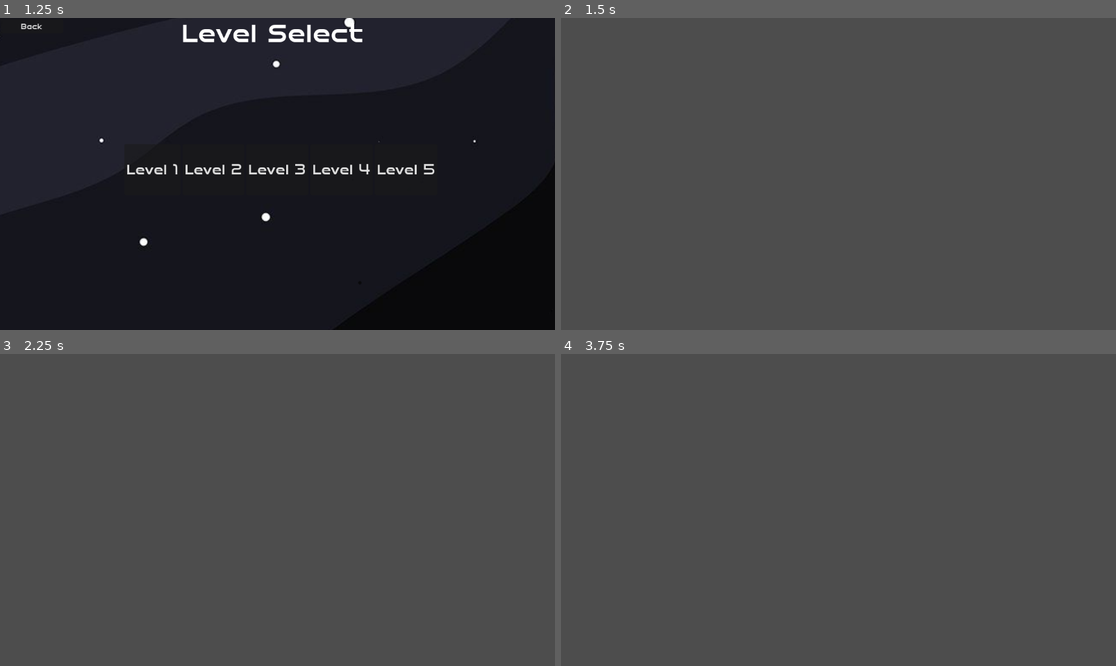
Above: before the commit, frames 1-4 (two rows, left to right).
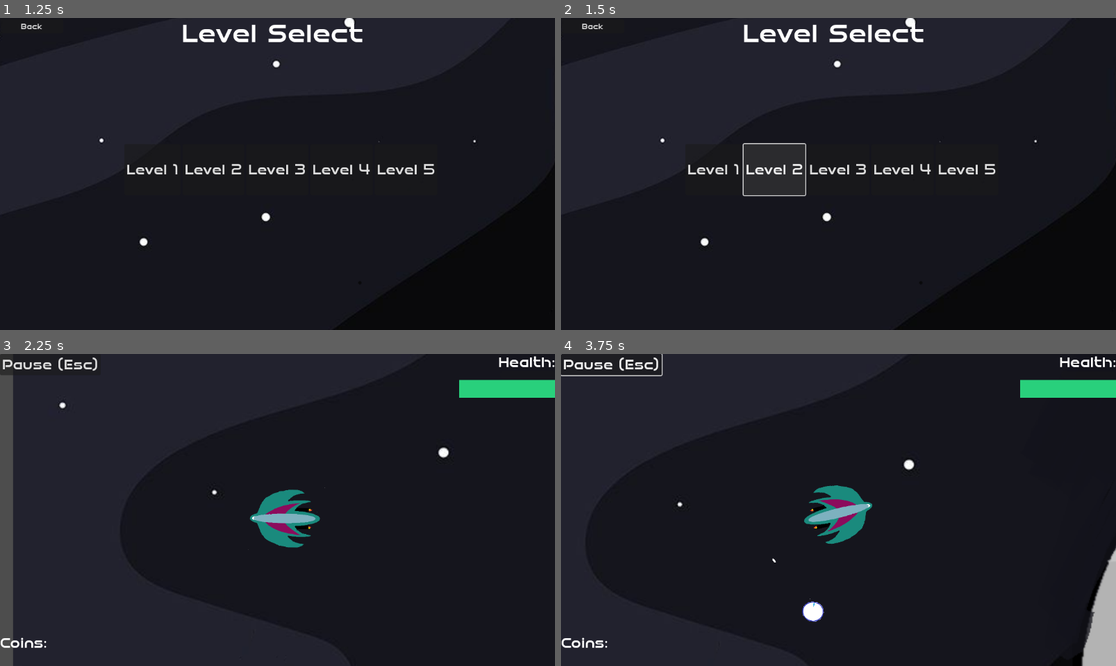
Above: after the commit, the same moments.

Repository: BurgundyToad/planet-defender
Game: Godot game, scene res://game.tscn
Same seed, same stepped clock (60 frames per second), same inputs: the game is played once before the commit and once after it.
Inputs (mouse positions are in pixels of both pictures, inside the frame that each line leads up to):
- Up to frame 1 (1.25 s): click "Start" at 0.5 s
- Up to frame 2 (1.5 s): click "Level 2" at 1.25 s
- Up to frame 3 (2.25 s): click (149, 506) at 2 s, where only the run after the commit has a clickable "Level 1"
- Up to frame 4 (3.75 s): click (610, 363) at 2.75 s, where only the run after the commit has a clickable "Pause (Esc)"; move the mouse to (960, 494) at 3.52 s; hold D (right) from 3.53 s (still down); hold Right mouse button (move) from 3.53 s (still down)

Frame 1 is identical in both runs. In frame 2, 100% of the frame differs, in the area x 0-100%, y 0-100%; in frame 3, 98%; in frame 4, 100%.
Error before the commit: Attempt to call function 'show' in base 'null instance' on a null instance. (res://menus_node.gd:28)

Commit message:
Add files via upload
Game as of Monday April 29th at 9:18am

Diff:
--- a/planet-defender-main (3) - Copy/planet-defender-main/ICS Culminating/HUD.gd
+++ b/planet-defender-main (3) - Copy/planet-defender-main/ICS Culminating/HUD.gd
@@ -1,6 +1,6 @@
 extends Control
 
-
+signal game_over
 # Called when the node enters the scene tree for the first time.
 func _ready():
 	$"Health Bar".show_percentage=false
@@ -13,5 +13,14 @@
 	pass
 
 
-func _on_mouse_moved_player_hit(hit):
-	$"Health Bar".value-=5
+func _on_mouse_moved_player_hit(_hit):
+	if $"Shield Bar".value>0:
+		$"Shield Bar".value-=5
+	else:
+		$"Health Bar".value-=5
+	if $'Health Bar'.value == 0:
+		emit_signal('game_over',game_over)
+
+
+func _on_player_upgrade_menu_shield(_shield):
+	$"Shield Bar".value=100
--- a/planet-defender-main (3) - Copy/planet-defender-main/ICS Culminating/HUD.tscn
+++ b/planet-defender-main (3) - Copy/planet-defender-main/ICS Culminating/HUD.tscn
@@ -1,8 +1,9 @@
-[gd_scene load_steps=4 format=3 uid="uid://dufxfjcx53qc0"]
+[gd_scene load_steps=5 format=3 uid="uid://dufxfjcx53qc0"]
 
 [ext_resource type="FontFile" uid="uid://b10vrd8csdlok" path="res://art/SpeedyRegular-7BLoE.ttf" id="1_aowpc"]
 [ext_resource type="Script" path="res://HUD.gd" id="1_hfn1g"]
 [ext_resource type="Script" path="res://Qt5.gd" id="3_0qafu"]
+[ext_resource type="Script" path="res://Shield Bar.gd" id="4_oriud"]
 
 [node name="Control" type="Control"]
 layout_mode = 3
@@ -38,6 +39,7 @@
 grow_horizontal = 0
 theme_override_fonts/font = ExtResource("1_aowpc")
 theme_override_font_sizes/font_size = 1
+script = ExtResource("4_oriud")
 
 [node name="Coin_Count" type="Label" parent="."]
 layout_mode = 1
--- a/planet-defender-main (3) - Copy/planet-defender-main/ICS Culminating/Level1 Scene.gd
+++ b/planet-defender-main (3) - Copy/planet-defender-main/ICS Culminating/Level1 Scene.gd
@@ -1,6 +1,7 @@
 extends Node2D
 @export var mob_scene: PackedScene
 @export var tower : Tower
+@export var Level_1 :PackedScene
 var amount_mobs = 12
 # Called when the node enters the scene tree for the first time.
 func _ready():
@@ -30,3 +31,19 @@
 		amount_mobs -= 1
 		print(amount_mobs)
 	pass # Replace with function body.
+
+
+func _on_hud_game_over(_game_over):
+
+	$Mouse_Moved_Player/CanvasLayer3.hide()
+	$CanvasLayer4.show()
+
+
+func _on_game_over_restart(_restart):
+	var L = Level_1.instantiate()
+	get_parent().add_child(L)
+
+
+func _on_game_over_quit(_quit):
+	queue_free()
+	get_parent().get_node("Menus node").get_node("BackGround").show()
--- a/planet-defender-main (3) - Copy/planet-defender-main/ICS Culminating/Level1 Scene.tscn
+++ b/planet-defender-main (3) - Copy/planet-defender-main/ICS Culminating/Level1 Scene.tscn
@@ -8,6 +8,7 @@
 [ext_resource type="PackedScene" uid="uid://8imu1gjm8khr" path="res://Mouse_Moved_Player.tscn" id="7_01026"]
 [ext_resource type="PackedScene" uid="uid://dawv6c8cfnyo8" path="res://player_upgrade_menu.tscn" id="7_63477"]
 [ext_resource type="PackedScene" uid="uid://dufxfjcx53qc0" path="res://HUD.tscn" id="8_o7seb"]
+[ext_resource type="PackedScene" uid="uid://dbmdckq3up8dg" path="res://game_over.tscn" id="9_tvkeg"]
 
 [sub_resource type="Curve2D" id="Curve2D_vm0l8"]
 _data = {
@@ -60,11 +61,21 @@
 Upgrade_Menu = NodePath("../../basic_tower")
 
 [node name="CanvasLayer2" type="CanvasLayer" parent="."]
+visible = false
 
 [node name="Player_Upgrade_Menu" parent="CanvasLayer2" instance=ExtResource("7_63477")]
+
+[node name="CanvasLayer4" type="CanvasLayer" parent="."]
 visible = false
+
+[node name="Game_Over" parent="CanvasLayer4" instance=ExtResource("9_tvkeg")]
 
 [connection signal="timeout" from="MobTimer" to="." method="_on_mob_timer_timeout"]
 [connection signal="hit" from="Mouse_Moved_Player" to="Mouse_Moved_Player/CanvasLayer3/HUD" method="_on_mouse_moved_player_hit"]
+[connection signal="game_over" from="Mouse_Moved_Player/CanvasLayer3/HUD" to="." method="_on_hud_game_over"]
+[connection signal="Auto_Bullet" from="CanvasLayer2/Player_Upgrade_Menu" to="Mouse_Moved_Player" method="_on_player_upgrade_menu_auto_bullet"]
 [connection signal="boost" from="CanvasLayer2/Player_Upgrade_Menu" to="Mouse_Moved_Player" method="_on_player_upgrade_menu_boost"]
+[connection signal="shield" from="CanvasLayer2/Player_Upgrade_Menu" to="Mouse_Moved_Player/CanvasLayer3/HUD" method="_on_player_upgrade_menu_shield"]
 [connection signal="speedd" from="CanvasLayer2/Player_Upgrade_Menu" to="Mouse_Moved_Player" method="_on_player_upgrade_menu_speedd"]
+[connection signal="quit" from="CanvasLayer4/Game_Over" to="." method="_on_game_over_quit"]
+[connection signal="restart" from="CanvasLayer4/Game_Over" to="." method="_on_game_over_restart"]
--- a/planet-defender-main (3) - Copy/planet-defender-main/ICS Culminating/Marker2D.gd
+++ b/planet-defender-main (3) - Copy/planet-defender-main/ICS Culminating/Marker2D.gd
@@ -3,5 +3,5 @@
 
 
 # Called every frame. 'delta' is the elapsed time since the previous frame.
-func _process(delta):
+func _process(_delta):
 	rotate(get_angle_to(get_global_mouse_position())+190)
--- a/planet-defender-main (3) - Copy/planet-defender-main/ICS Culminating/Mouse_Moved_Player.gd
+++ b/planet-defender-main (3) - Copy/planet-defender-main/ICS Culminating/Mouse_Moved_Player.gd
@@ -2,8 +2,9 @@
 @export var bullet : PackedScene
 @export var health = 5
 signal hit
+var autofire = false
 func _physics_process(_delta : float) -> void:
-	if Input.is_action_just_pressed("shoot"):
+	if Input.is_action_just_pressed("shoot") and autofire == false:
 		shoot()
 	if Input.is_action_pressed("move"):
 		var vel : Vector2 = (get_global_mouse_position()- global_position).normalized()*1000
@@ -23,5 +24,14 @@
 	b.transform = $"Aiming Direction/Animations/Muzzle".global_transform
 
 
-func _on_game_over_timer_timeout():
-	hide()
+
+
+func _on_player_upgrade_menu_auto_bullet(_bullet):
+	$shoottimer.start()
+
+	pass # Replace with function body.
+
+
+func _on_shoottimer_timeout():
+	if Input.is_action_pressed("shoot"):
+		shoot()
--- a/planet-defender-main (3) - Copy/planet-defender-main/ICS Culminating/Mouse_Moved_Player.tscn
+++ b/planet-defender-main (3) - Copy/planet-defender-main/ICS Culminating/Mouse_Moved_Player.tscn
@@ -50,3 +50,8 @@
 shape = SubResource("CapsuleShape2D_qbxg0")
 
 [node name="Camera2D" type="Camera2D" parent="."]
+
+[node name="shoottimer" type="Timer" parent="."]
+wait_time = 0.2
+
+[connection signal="timeout" from="shoottimer" to="." method="_on_shoottimer_timeout"]
--- /dev/null
+++ b/planet-defender-main (3) - Copy/planet-defender-main/ICS Culminating/PlayerModel(1).gd
@@ -0,0 +1,6 @@
+extends Sprite2D
+
+
+
+
+# Called every frame. 'delta' is the elapsed time since the previous frame.
--- /dev/null
+++ b/planet-defender-main (3) - Copy/planet-defender-main/ICS Culminating/Shield Bar.gd
@@ -0,0 +1,12 @@
+extends ProgressBar
+
+var sb = StyleBoxFlat.new()
+# Called when the node enters the scene tree for the first time.
+func _ready():
+	add_theme_stylebox_override("fill", sb)
+	sb.bg_color = Color("63e5ff")
+
+
+# Called every frame. 'delta' is the elapsed time since the previous frame.
+func _process(_delta):
+	pass
--- a/planet-defender-main (3) - Copy/planet-defender-main/ICS Culminating/basic_tower.tscn
+++ b/planet-defender-main (3) - Copy/planet-defender-main/ICS Culminating/basic_tower.tscn
@@ -1,9 +1,11 @@
-[gd_scene load_steps=9 format=3 uid="uid://47xr8rautg2y"]
+[gd_scene load_steps=11 format=3 uid="uid://47xr8rautg2y"]
 
 [ext_resource type="Texture2D" uid="uid://dqkr5et6ugvon" path="res://art/Tower_Base.png" id="1_g6d1d"]
 [ext_resource type="Script" path="res://basic_tower.gd" id="1_uj6w2"]
 [ext_resource type="PackedScene" uid="uid://db0kkqt47l0ej" path="res://shooter_turret.tscn" id="2_xbura"]
+[ext_resource type="PackedScene" uid="uid://d3enxjcxxk2r0" path="res://bomber_turret.tscn" id="3_ckr25"]
 [ext_resource type="Texture2D" uid="uid://byv3ofydwgpv" path="res://art/tower_level_2_badge.png" id="4_5pjrm"]
+[ext_resource type="PackedScene" uid="uid://csmq6tovr1bcg" path="res://waver_turret.tscn" id="4_llapj"]
 [ext_resource type="Texture2D" uid="uid://tt34tpertg2w" path="res://art/tower_level_3_badge.png" id="5_vweh1"]
 
 [sub_resource type="SpriteFrames" id="SpriteFrames_orp37"]
@@ -27,6 +29,8 @@
 [node name="basic_tower" type="Area2D"]
 script = ExtResource("1_uj6w2")
 shooter_turret = ExtResource("2_xbura")
+bomber_turret = ExtResource("3_ckr25")
+waver_turret = ExtResource("4_llapj")
 
 [node name="AnimatedSprite2D" type="AnimatedSprite2D" parent="."]
 position = Vector2(6, 12)
--- a/planet-defender-main (3) - Copy/planet-defender-main/ICS Culminating/enemy_bullet.gd
+++ b/planet-defender-main (3) - Copy/planet-defender-main/ICS Culminating/enemy_bullet.gd
@@ -15,11 +15,12 @@
 		var velocity = direction * speed
 		global_position += velocity
 
-func set_direction(direction: Vector2):
-	self.direction = direction
+func set_direction(direct: Vector2):
+	self.direction = direct
 
 
 func _on_body_entered(body):
 	print("hit player")
 	if body.is_in_group("player"):
 		body.damage()
+		queue_free()
--- /dev/null
+++ b/planet-defender-main (3) - Copy/planet-defender-main/ICS Culminating/game_over.gd
@@ -0,0 +1,22 @@
+extends Control
+signal quit
+signal restart
+# Called when the node enters the scene tree for the first time.
+func _ready():
+	pass # Replace with function body.
+
+
+# Called every frame. 'delta' is the elapsed time since the previous frame.
+func _process(_delta):
+	pass
+
+
+
+
+
+func _on_restart_pressed():
+	emit_signal("restart", restart)
+
+
+func _on_quit_pressed():
+	emit_signal("quit",quit)
--- /dev/null
+++ b/planet-defender-main (3) - Copy/planet-defender-main/ICS Culminating/game_over.tscn
@@ -0,0 +1,65 @@
+[gd_scene load_steps=3 format=3 uid="uid://dbmdckq3up8dg"]
+
+[ext_resource type="FontFile" uid="uid://b10vrd8csdlok" path="res://art/SpeedyRegular-7BLoE.ttf" id="1_g6x5w"]
+[ext_resource type="Script" path="res://game_over.gd" id="1_rkj5v"]
+
+[node name="Game_Over" type="Control"]
+layout_mode = 3
+anchors_preset = 15
+anchor_right = 1.0
+anchor_bottom = 1.0
+grow_horizontal = 2
+grow_vertical = 2
+script = ExtResource("1_rkj5v")
+
+[node name="Label" type="Label" parent="."]
+layout_mode = 1
+anchors_preset = 8
+anchor_left = 0.5
+anchor_top = 0.5
+anchor_right = 0.5
+anchor_bottom = 0.5
+offset_left = -176.0
+offset_top = -148.0
+offset_right = 161.0
+offset_bottom = -90.0
+grow_horizontal = 2
+grow_vertical = 2
+theme_override_fonts/font = ExtResource("1_g6x5w")
+theme_override_font_sizes/font_size = 50
+text = "Game Over"
+
+[node name="Quit" type="Button" parent="."]
+layout_mode = 1
+anchors_preset = -1
+anchor_left = 0.5
+anchor_top = 0.506
+anchor_right = 0.5
+anchor_bottom = 0.506
+offset_left = -104.0
+offset_top = 120.112
+offset_right = 88.0
+offset_bottom = 168.112
+grow_horizontal = 2
+grow_vertical = 2
+text = "Quit
+"
+
+[node name="Restart" type="Button" parent="."]
+layout_mode = 1
+anchors_preset = 8
+anchor_left = 0.5
+anchor_top = 0.5
+anchor_right = 0.5
+anchor_bottom = 0.5
+offset_left = -136.0
+offset_top = 28.0
+offset_right = 136.0
+offset_bottom = 108.0
+grow_horizontal = 2
+grow_vertical = 2
+text = "Restart?
+"
+
+[connection signal="pressed" from="Quit" to="." method="_on_quit_pressed"]
+[connection signal="pressed" from="Restart" to="." method="_on_restart_pressed"]
--- a/planet-defender-main (3) - Copy/planet-defender-main/ICS Culminating/menus_node.gd
+++ b/planet-defender-main (3) - Copy/planet-defender-main/ICS Culminating/menus_node.gd
@@ -1,5 +1,6 @@
 extends Node2D
 @export var Level_1 : PackedScene
+@export var Level_2 : PackedScene
 func _process(_delta):
 	pass
 # Called when the node enters the scene tree for the first time.
@@ -24,8 +25,7 @@
 
 
 func _on_level_2_pressed():
-	$'BackGround'.hide()
-	get_parent().get_node("Level 2").show()
+	pass
 
 
 func _on_pause_menu_level_left(_Level_left):
--- a/planet-defender-main (3) - Copy/planet-defender-main/ICS Culminating/mob.gd
+++ b/planet-defender-main (3) - Copy/planet-defender-main/ICS Culminating/mob.gd
@@ -6,7 +6,7 @@
 var timer = 0
 @onready var player = get_parent().get_node("Mouse_Moved_Player")
 signal mob_fire_bullet(bullet)
-
+var marked_for_death=false
 func _ready():
 	$AnimatedSprite2D.play()
 	$ShootTimer.start()
@@ -23,10 +23,6 @@
 		linear_velocity = Vector2.ZERO
 		look_at(player_position)
 		gravity_scale = 0
-
-
-
-
 
 func shoot():
 	var b = Bullet.instantiate()
--- a/planet-defender-main (3) - Copy/planet-defender-main/ICS Culminating/shooter_turret.gd
+++ b/planet-defender-main (3) - Copy/planet-defender-main/ICS Culminating/shooter_turret.gd
@@ -14,7 +14,7 @@
 	$shoot_timer.start()
 	pass # Replace with function body.
 # Called every frame. 'delta' is the elapsed time since the previous frame.
-func _process(delta):
+func _process(_delta):
 	pass
 func aim():
 	cc = get_parent().get_child_count()
Not shown: 1 places in planet-defender-main (3) - Copy/planet-defender-main/ICS Culminating/Level1 Scene.tscn that only renumber resources
